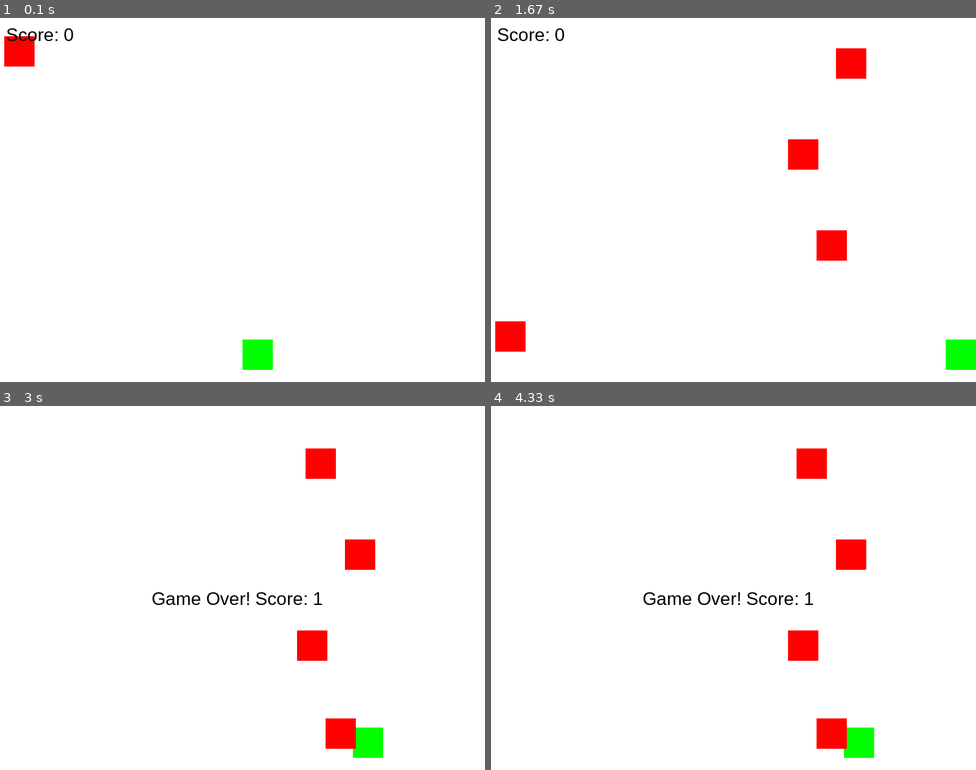
Above: before the commit, frames 1-4 (two rows, left to right).
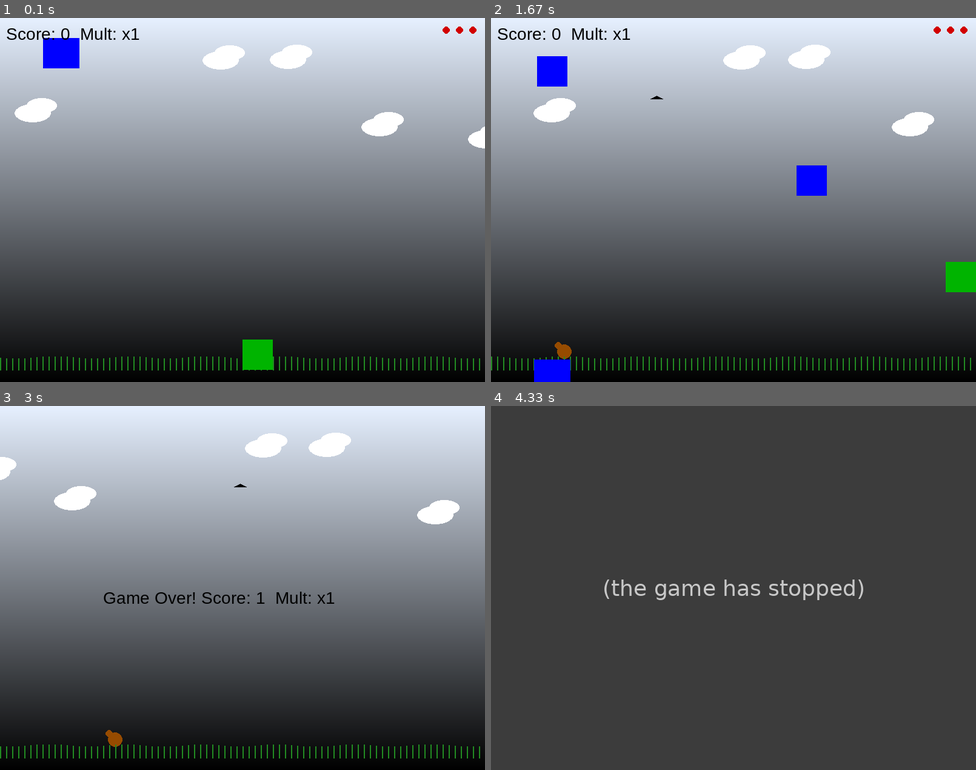
Above: after the commit, the same moments.

Repository: stevenssebuma/PyGame
Game: pygame game, started from my_game.py
Two runs of this game, one before a commit and one after it. Both use one fixed random seed, a clock stepped at 60 frames per second and the inputs below.
Inputs:
- Up to frame 1 (0.1 s): no input
- Up to frame 2 (1.67 s): hold Space 0.33-0.8 s; hold Right 0.33-0.8 s; hold Right 0.83-1.3 s; tap Space at 0.9, 1.2, 1.4 s; hold Right from 1.33 s (still down)
- Up to frame 3 (3 s): tap Space at 1.7, 1.9, 2.2 s; release Right at 1.8 s; hold Left 1.83-2.37 s
- Up to frame 4 (4.33 s): no input

The runs differ from the first frame. In frame 1, 98% of the frame differs, in the area x 0-100%, y 0-100%; in frame 2, 98%; in frame 3, 98%; in frame 4, 100%.
After the commit the program exited at 4.32 s; later frames show no game.

Commit message:
added images

Diff:
--- a/my_game.py
+++ b/my_game.py
@@ -1,101 +1,324 @@
 import pygame
 import random
 import sys
-
-#Initialize the Pygame
+import math
+
+# Initialize Pygame
 pygame.init()
 
-#Set up display
+# Set up display
 WIDTH, HEIGHT = 800, 600
 screen = pygame.display.set_mode((WIDTH, HEIGHT))
-pygame.display.set_caption("Dodge the Falling Blocks")
+pygame.display.set_caption("Dodge the Falling Blocks - Animated Edition")
 
 # Colors
 WHITE = (255, 255, 255)
 BLACK = (0, 0, 0)
-RED = (255, 0, 0)
-GREEN = (0, 255, 0)
-
-# Player
+RED = (210, 0, 0)
+GREEN = (0, 180, 0)
+BLUE = (0, 0, 255)
+YELLOW = (255, 215, 0)
+CYAN = (0, 255, 255)
+GRAY = (50, 50, 50)
+
+# --- BACKGROUND / ANIMATIONS ---
+def draw_background():
+    for y in range(HEIGHT):
+        t = y / HEIGHT
+        r = int(230 * (1 - t))
+        g = int(240 * (1 - t))
+        b = int(255 * (1 - t))
+        pygame.draw.line(screen, (r, g, b), (0, y), (WIDTH, y))
+
+# Clouds
+clouds = [{"x": random.randint(0, WIDTH), "y": random.randint(50, 200), "speed": random.uniform(0.3, 0.8)}
+          for _ in range(5)]
+def update_clouds():
+    for c in clouds:
+        c["x"] += c["speed"]
+        if c["x"] > WIDTH + 60:
+            c["x"] = -60
+            c["y"] = random.randint(50, 200)
+def draw_clouds():
+    for c in clouds:
+        pygame.draw.ellipse(screen, WHITE, (c["x"], c["y"], 60, 30))
+        pygame.draw.ellipse(screen, WHITE, (c["x"]+20, c["y"]-10, 50, 25))
+
+# Birds
+birds = []
+def spawn_bird():
+    birds.append({"x": -40, "y": random.randint(50, 150), "speed": random.uniform(2, 4)})
+def update_birds():
+    for b in birds[:]:
+        b["x"] += b["speed"]
+        if b["x"] > WIDTH + 40:
+            birds.remove(b)
+def draw_birds():
+    for b in birds:
+        pygame.draw.polygon(screen, BLACK, [(b["x"], b["y"]),
+                                            (b["x"]+10, b["y"]-5),
+                                            (b["x"]+20, b["y"])])
+
+# Ground animals
+animals = []
+def spawn_animal():
+    kind = random.choice(["cat", "dog"])
+    animals.append({"kind": kind, "x": -50, "y": HEIGHT - 50, "speed": random.uniform(1, 2)})
+def update_animals():
+    for a in animals[:]:
+        a["x"] += a["speed"]
+        if a["x"] > WIDTH + 50:
+            animals.remove(a)
+def draw_animals():
+    for a in animals:
+        if a["kind"] == "cat":
+            pygame.draw.circle(screen, (150, 75, 0), (int(a["x"]), int(a["y"])), 12)
+            pygame.draw.circle(screen, (150, 75, 0), (int(a["x"]-10), int(a["y"]-10)), 6)
+        else:
+            pygame.draw.circle(screen, (100, 100, 100), (int(a["x"]), int(a["y"])), 14)
+            pygame.draw.circle(screen, (100, 100, 100), (int(a["x"]-12), int(a["y"]-12)), 7)
+
+# Grass sway
+def draw_grass(frame):
+    for x in range(0, WIDTH, 10):
+        sway = math.sin((frame+x) * 0.05) * 2
+        pygame.draw.line(screen, (34, 139, 34), (x, HEIGHT - 20), (x, HEIGHT - 40 + sway), 2)
+
+# Particles
+particles = []
+def spawn_particles(x, y, color):
+    for _ in range(6):
+        particles.append({"x": x, "y": y,
+                          "vx": random.uniform(-2, 2),
+                          "vy": random.uniform(-2, -1),
+                          "life": random.randint(15, 25),
+                          "color": color})
+def update_particles():
+    for p in particles[:]:
+        p["x"] += p["vx"]
+        p["y"] += p["vy"]
+        p["vy"] += 0.1
+        p["life"] -= 1
+        if p["life"] <= 0:
+            particles.remove(p)
+def draw_particles():
+    for p in particles:
+        pygame.draw.circle(screen, p["color"], (int(p["x"]), int(p["y"])), 3)
+
+# --- PLAYER ---
 player_size = 50
 player_pos = [WIDTH // 2, HEIGHT - 70]
 player_speed = 7
-
-# Block
-block_size = 50
-block_list = []
-spawn_delay = 30  # Frames until next block spawns
+player_color = GREEN
+jump_vel = -12
+on_ground = True
+vertical_vel = 0
+shield_active = False
+shield_timer = 0
+multiplier = 1
+multiplier_timer = 0
+
+# --- BLOCKS ---
+class Block:
+    def __init__(self, x, w, h, vy, color, split=False, split_count=2):
+        self.x = x
+        self.y = 0
+        self.w = w
+        self.h = h
+        self.vy = vy
+        self.color = color
+        self.split = split
+        self.split_count = split_count
+    def update(self, dt):
+        self.y += self.vy * dt
+        return self.y <= HEIGHT
+    def draw(self):
+        pygame.draw.rect(screen, self.color, (self.x, self.y, self.w, self.h))
+
+blocks = []
+spawn_delay = 40
 score = 0
 
-# Font
-font = pygame.font.SysFont("Arial", 30)
-
+def create_block():
+    w = random.choice([40, 50, 60])
+    h = random.choice([40, 50, 60])
+    x_pos = random.randint(0, max(0, WIDTH - w))
+    vy = random.uniform(3.0, 6.0)
+    color = random.choice([RED, BLUE, GRAY, (180,0,180)])
+    blocks.append(Block(x_pos, w, h, vy, color))
+def update_blocks(dt):
+    global blocks, score
+    to_remove = []
+    for b in blocks:
+        alive = b.update(dt)
+        if not alive:
+            to_remove.append(b)
+            score += 1
+            spawn_particles(b.x + b.w//2, HEIGHT-20, b.color)
+    for b in to_remove:
+        if b in blocks:
+            blocks.remove(b)
+def draw_blocks():
+    for b in blocks:
+        b.draw()
+
+# --- POWER-UPS ---
+class PowerUp:
+    def __init__(self, x, y, kind):
+        self.x = x
+        self.y = y
+        self.kind = kind
+        self.vy = 2.5
+        self.size = 28
+        self.col = YELLOW
+        if kind == "slow":
+            self.col = CYAN
+        elif kind == "mult":
+            self.col = BLUE
+        elif kind == "heal":
+            self.col = GREEN
+    def update(self, dt):
+        self.y += self.vy * dt
+        return self.y <= HEIGHT
+    def draw(self):
+        pygame.draw.circle(screen, self.col, (int(self.x), int(self.y)), self.size // 2)
+
+powerups = []
+def spawn_powerup():
+    kind = random.choice(["slow", "mult", "heal"])
+    pu = PowerUp(random.randint(20, WIDTH-20), -20, kind)
+    powerups.append(pu)
+def update_powerups(dt):
+    for p in powerups[:]:
+        if not p.update(dt):
+            powerups.remove(p)
+def draw_powerups():
+    for p in powerups:
+        p.draw()
+def apply_powerup(pu):
+    global shield_active, shield_timer, multiplier, multiplier_timer
+    if pu.kind == "mult":
+        multiplier += 1
+        multiplier_timer = 600
+    elif pu.kind == "heal":
+        shield_active = True
+        shield_timer = 600
+
+# --- COLLISION ---
+def check_collision():
+    global shield_active
+    player_rect = pygame.Rect(player_pos[0], player_pos[1], player_size, player_size)
+    for b in blocks:
+        if pygame.Rect(b.x, b.y, b.w, b.h).colliderect(player_rect):
+            if shield_active:
+                shield_active = False
+                blocks.remove(b)
+                return False
+            return True
+    for pu in powerups[:]:
+        if pygame.Rect(pu.x-pu.size//2, pu.y-pu.size//2, pu.size, pu.size).colliderect(player_rect):
+            apply_powerup(pu)
+            powerups.remove(pu)
+    return False
+
+# --- FONT & CLOCK ---
+font = pygame.font.SysFont("Arial", 28)
 clock = pygame.time.Clock()
 
-def create_block():
-    x_pos = random.randint(0, WIDTH - block_size)
-    block_list.append([x_pos, 0])
-
-def draw_blocks():
-    for block in block_list:
-        pygame.draw.rect(screen, RED, (block[0], block[1], block_size, block_size))
-
-def move_blocks():
-    global score
-    for block in block_list:
-        block[1] += 5  # Falling speed
-        if block[1] > HEIGHT:
-            block_list.remove(block)
-            score += 1  # Increase score for each avoided block
-
-def check_collision():
-    for block in block_list:
-        if (abs(block[0] - player_pos[0]) < block_size and
-            abs(block[1] - player_pos[1]) < block_size):
-            return True
-    return False
-
-# Game loop
+# --- GAME LOOP ---
 running = True
 frame_count = 0
+slow_factor = 1.0
 while running:
-    screen.fill(WHITE)
+    draw_background()
+
+    # Update background animations
+    update_clouds()
+    update_birds()
+    update_animals()
+    update_particles()
+    draw_clouds()
+    draw_birds()
+    draw_animals()
+    draw_grass(frame_count)
+    draw_particles()
 
     for event in pygame.event.get():
         if event.type == pygame.QUIT:
             pygame.quit()
             sys.exit()
 
-    # Key presses
     keys = pygame.key.get_pressed()
     if keys[pygame.K_LEFT] and player_pos[0] > 0:
-        player_pos[0] -= player_speed
+        player_pos[0] -= int(player_speed)
     if keys[pygame.K_RIGHT] and player_pos[0] < WIDTH - player_size:
-        player_pos[0] += player_speed
-
-    # Spawn new blocks
-    if frame_count % spawn_delay == 0:
+        player_pos[0] += int(player_speed)
+    if keys[pygame.K_SPACE] and on_ground:
+        vertical_vel = jump_vel
+        on_ground = False
+
+    # Gravity
+    vertical_vel += 0.5
+    player_pos[1] += int(vertical_vel)
+
+    # Ground
+    if player_pos[1] >= HEIGHT - player_size - 20:
+        player_pos[1] = HEIGHT - player_size - 20
+        vertical_vel = 0
+        on_ground = True
+
+    # Spawn blocks & background actors
+    if frame_count % int(spawn_delay / slow_factor) == 0:
         create_block()
-
-    move_blocks()
-
-    # Draw player
-    pygame.draw.rect(screen, GREEN, (player_pos[0], player_pos[1], player_size, player_size))
-    draw_blocks()
-
-    # Check for collision
+    if frame_count % 500 == 0:
+        spawn_bird()
+    if frame_count % 800 == 0:
+        spawn_animal()
+    if frame_count % 600 == 0 and random.random() < 0.25:
+        spawn_powerup()
+
+    # Update objects
+    update_blocks(1)
+    update_powerups(1)
+
+    # Collision check
     if check_collision():
-        game_over_text = font.render(f"Game Over! Score: {score}", True, BLACK)
-        screen.blit(game_over_text, (WIDTH // 2 - 150, HEIGHT // 2))
+        game_over_text = font.render(f"Game Over! Score: {score}  Mult: x{multiplier}", True, BLACK)
+        screen.blit(game_over_text, (WIDTH // 2 - 230, HEIGHT // 2))
         pygame.display.flip()
-        pygame.time.wait(3000)
+        pygame.time.wait(2000)
         pygame.quit()
         sys.exit()
 
-    # Draw score
-    score_text = font.render(f"Score: {score}", True, BLACK)
+    # Power-up timers
+    if multiplier_timer > 0:
+        multiplier_timer -= 1
+        if multiplier_timer == 0:
+            multiplier = max(1, multiplier - 1)
+    if shield_active:
+        shield_timer -= 1
+        if shield_timer <= 0:
+            shield_active = False
+
+    # Draw player
+    if shield_active:
+        pygame.draw.rect(screen, (0, 200, 255), (player_pos[0]-5, player_pos[1]-5, player_size+10, player_size+10), 3)
+    pygame.draw.rect(screen, player_color, (player_pos[0], player_pos[1], player_size, player_size))
+
+    # Draw blocks and powerups
+    draw_blocks()
+    draw_powerups()
+
+    # Score
+    score_text = font.render(f"Score: {score}  Mult: x{multiplier}", True, BLACK)
     screen.blit(score_text, (10, 10))
 
+    # Lives
+    lives = 3
+    for i in range(lives):
+        pygame.draw.circle(screen, RED, (WIDTH - 20 - i*22, 20), 6)
+
+    # Display update
     pygame.display.flip()
     clock.tick(60)
     frame_count += 1
--- a/test_my_game.py
+++ b/test_my_game.py
@@ -1,5 +1,143 @@
-import my_game
 import pygame
+import random
+import sys
 
+# Initialize pygame
 pygame.init()
-print("Pygame initialized", pygame.get_sdl_version())
+
+# Screen settings
+WIDTH, HEIGHT = 800, 600
+screen = pygame.display.set_mode((WIDTH, HEIGHT))
+pygame.display.set_caption("Real-Life Treasure Hunt")
+
+clock = pygame.time.Clock()
+FPS = 60
+
+# Colors
+WHITE = (255, 255, 255)
+RED = (255, 0, 0)
+
+# Load images (replace with your real-life images in 'images/' folder)
+player_img = pygame.image.load("images/cat.png").convert_alpha()
+treasure_img = pygame.image.load("images/gif_chest_smaller.gif").convert_alpha()
+beast_img = pygame.image.load("images/sprite-0042.png").convert_alpha()
+background_img = pygame.image.load("images/game-background.png").convert()
+
+# Resize images
+player_img = pygame.transform.scale(player_img, (50, 50))
+treasure_img = pygame.transform.scale(treasure_img, (40, 40))
+beast_img = pygame.transform.scale(beast_img, (60, 60))
+background_img = pygame.transform.scale(background_img, (WIDTH, HEIGHT))
+
+# Player settings
+player_pos = [WIDTH // 2, HEIGHT // 2]
+player_speed = 5
+score = 0
+health = 3
+
+# Treasure list
+treasures = []
+treasure_timer = 0
+TREASURE_INTERVAL = 120  # spawn every 2 seconds
+
+# Beast list
+beasts = []
+BEAST_INTERVAL = 300  # spawn every 3 seconds
+beast_timer = 0
+beast_speed = 1
+
+# Main game loop
+running = True
+while running:
+    clock.tick(FPS)
+
+    for event in pygame.event.get():
+        if event.type == pygame.QUIT:
+            running = False
+
+    # Key presses
+    keys = pygame.key.get_pressed()
+    if keys[pygame.K_LEFT]:
+        player_pos[0] -= player_speed
+    if keys[pygame.K_RIGHT]:
+        player_pos[0] += player_speed
+    if keys[pygame.K_UP]:
+        player_pos[1] -= player_speed
+    if keys[pygame.K_DOWN]:
+        player_pos[1] += player_speed
+
+    # Keep player on screen
+    player_pos[0] = max(0, min(WIDTH - 50, player_pos[0]))
+    player_pos[1] = max(0, min(HEIGHT - 50, player_pos[1]))
+
+    # Spawn treasures
+    treasure_timer += 1
+    if treasure_timer >= TREASURE_INTERVAL:
+        treasures.append([random.randint(0, WIDTH - 40), random.randint(0, HEIGHT - 40)])
+        treasure_timer = 0
+
+    # Spawn beasts
+    beast_timer += 1
+    if beast_timer >= BEAST_INTERVAL:
+        spawn_side = random.choice(["top", "bottom", "left", "right"])
+        if spawn_side == "top":
+            beasts.append([random.randint(0, WIDTH - 60), 0])
+        elif spawn_side == "bottom":
+            beasts.append([random.randint(0, WIDTH - 60), HEIGHT - 60])
+        elif spawn_side == "left":
+            beasts.append([0, random.randint(0, HEIGHT - 60)])
+        else:
+            beasts.append([WIDTH - 60, random.randint(0, HEIGHT - 60)])
+        beast_timer = 0
+
+    # Move beasts toward player
+    for beast in beasts:
+        if beast[0] < player_pos[0]:
+            beast[0] += beast_speed
+        elif beast[0] > player_pos[0]:
+            beast[0] -= beast_speed
+        if beast[1] < player_pos[1]:
+            beast[1] += beast_speed
+        elif beast[1] > player_pos[1]:
+            beast[1] -= beast_speed
+
+    # Collision: player collects treasure
+    for treasure in treasures[:]:
+        if pygame.Rect(player_pos[0], player_pos[1], 50, 50).colliderect(pygame.Rect(treasure[0], treasure[1], 40, 40)):
+            treasures.remove(treasure)
+            score += 1
+
+    # Collision: beast hits player
+    for beast in beasts[:]:
+        if pygame.Rect(player_pos[0], player_pos[1], 50, 50).colliderect(pygame.Rect(beast[0], beast[1], 60, 60)):
+            beasts.remove(beast)
+            health -= 1
+            if health <= 0:
+                print("Game Over! Final Score:", score)
+                running = False
+
+    # Draw background
+    screen.blit(background_img, (0, 0))
+
+    # Draw treasures
+    for treasure in treasures:
+        screen.blit(treasure_img, (treasure[0], treasure[1]))
+
+    # Draw beasts
+    for beast in beasts:
+        screen.blit(beast_img, (beast[0], beast[1]))
+
+    # Draw player
+    screen.blit(player_img, (player_pos[0], player_pos[1]))
+
+    # Draw score & health
+    font = pygame.font.SysFont(None, 36)
+    score_text = font.render(f"Score: {score}", True, WHITE)
+    health_text = font.render(f": {health}", True, RED)
+    screen.blit(score_text, (10, 10))
+    screen.blit(health_text, (10, 50))
+
+    pygame.display.flip()
+
+pygame.quit()
+sys.exit()
Binary file added: images/Cloud.png
Binary file added: images/cat.png
Binary file added: images/game-background.png
Binary file added: images/gif_chest_smaller.gif
Binary file added: images/sprite-0042.png
